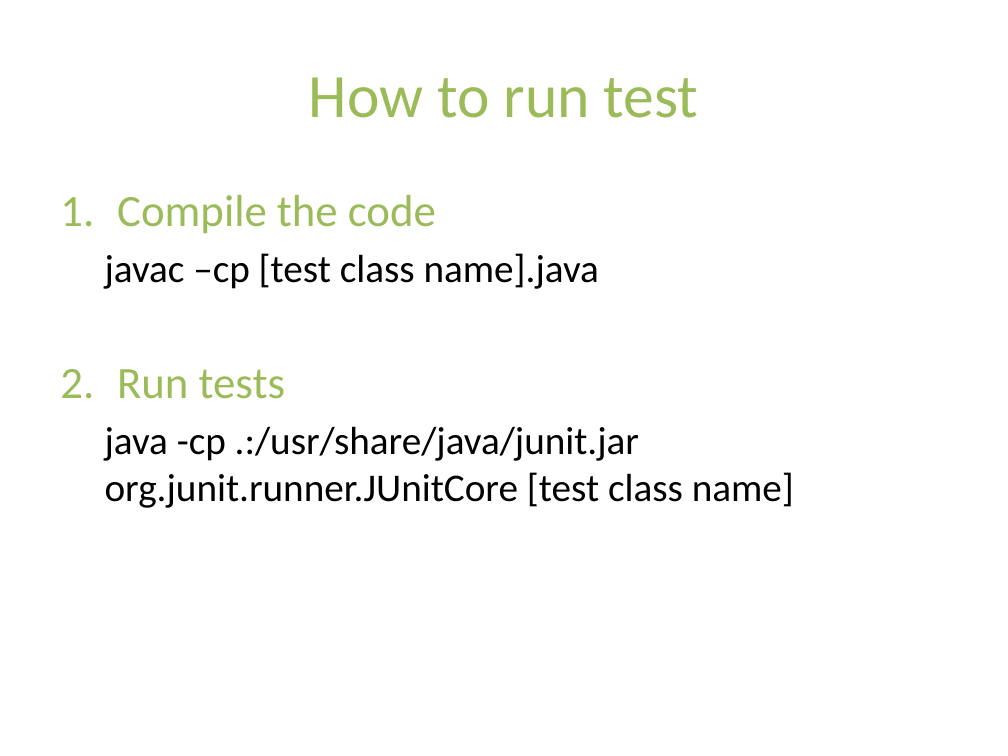
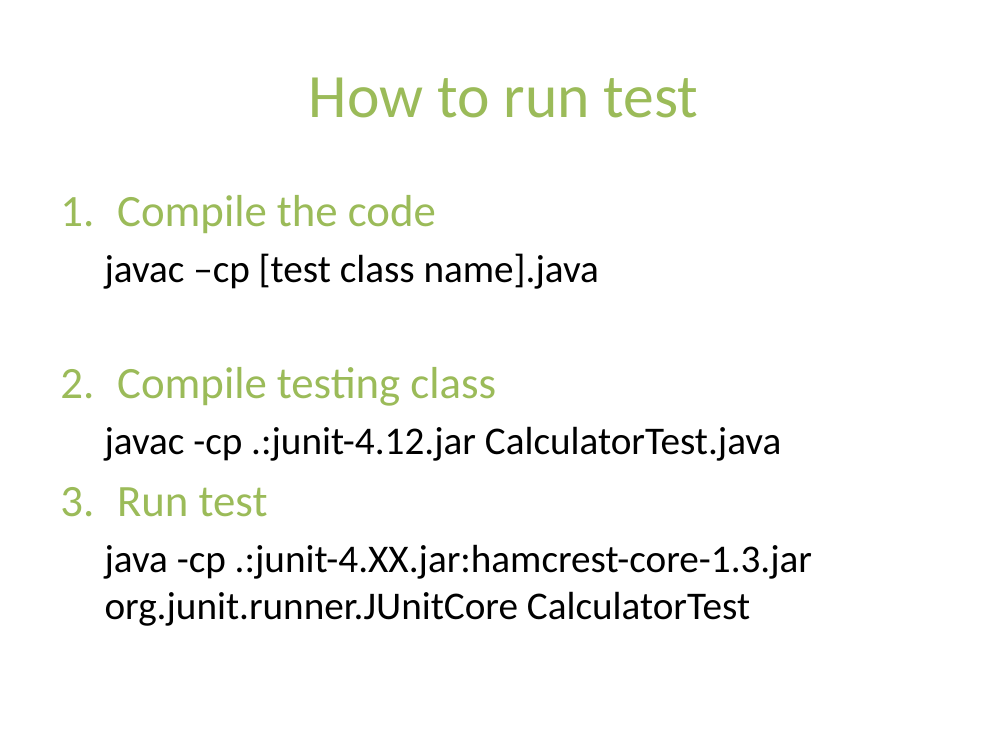
Before and after one commit to LNatasha/TestingDojo, a slide deck: slide 3 of JUnit/JUnit.pptx. Drawn at 1008x756 pixels with LibreOffice and Linux fonts; fonts in the diff are those of the drawing. Boxes give left, top, right and bottom in pixels: in the first picture for what was removed or moved away, otherwise in the second. Text is boxed around its words. In the diff, an @@ line names an element or a change of style, - is before the commit and + after.

Commit message:
Small update on ppt

```diff
--- a/JUnit/JUnit.pptx
+++ b/JUnit/JUnit.pptx
@@ text at (105,367,812,626): text changed @@
-2. Run tests
-  java -cp .:/usr/share/java/junit.jar org.junit.runner.JUnitCore [test class name]
+2. Compile testing class
+  javac -cp .:junit-4.12.jar CalculatorTest.java
+  3. Run test
+  java -cp .:junit-4.XX.jar:hamcrest-core-1.3.jar org.junit.runner.JUnitCore CalculatorTest
```
Also in this commit, not shown: 1 other slide changed, 1 slide added, 12 other files.
